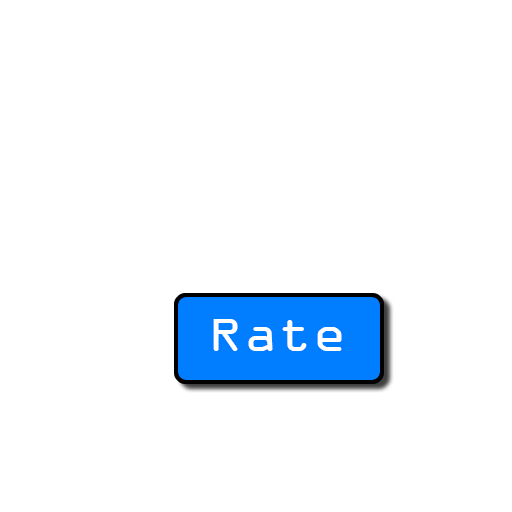
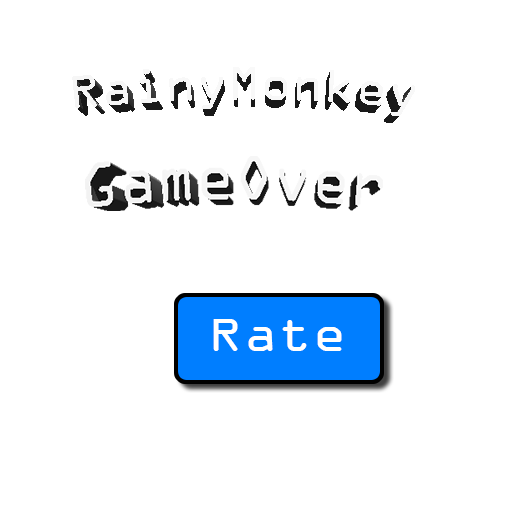
The second w=512, h=512 image is a revision of the first. Changes to its layers:
added layer "RainyMonkey" above "GameOver" over 72, 67, 415, 123
added layer "GameOver" above "Rate" over 85, 156, 383, 211
